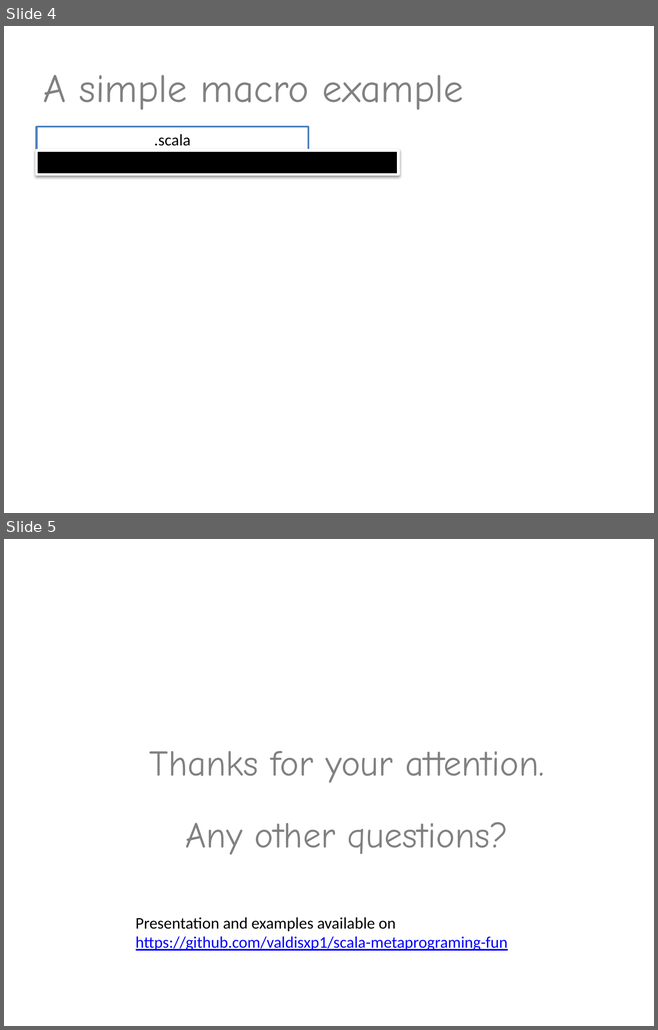
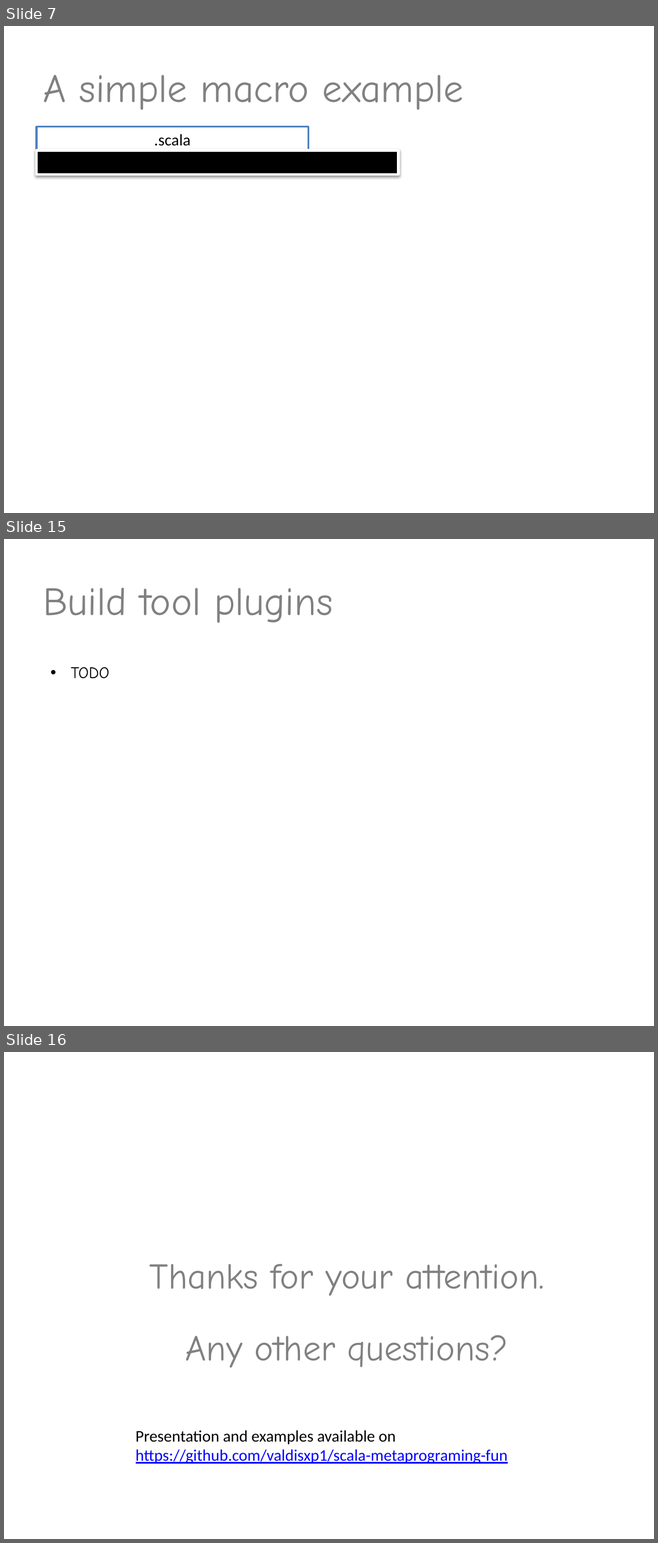
Before and after one commit to valdisxp1/scala-metaprograming-fun, a slide deck: Scala_metaprogramming.pptx. Shown one above the other, each under a label of ours: slides 4 and 5 before the commit, slides 7, 15 and 16 after it; the slides between them are not shown. The pictures are 658x1030 and 658x1543 pixels, drawn with LibreOffice and Linux fonts; fonts in the diff are those of the drawing. Boxes give left, top, right and bottom in pixels: in the first picture for what was removed or moved away, otherwise in the second. Text is boxed around its words. In the diff, an @@ line names an element or a change of style, - is before the commit and + after.

```diff
--- a/Scala_metaprogramming.pptx
+++ b/Scala_metaprogramming.pptx
@@ slide 15 added at <box>4,539,654,1026</box>, background #FFFFFF @@
@@ title added at <box>43,588,332,623</box>, 44 pt, text #808080 @@
+Build tool plugins
@@ text added at <box>71,667,110,679</box>, 18 pt, text #000000 @@
+• TODO
@@ what was slide 4 is now slide 7 @@
@@ what was slide 5 is now slide 16 @@
```
Also in this commit, not shown: 10 other slides added.
